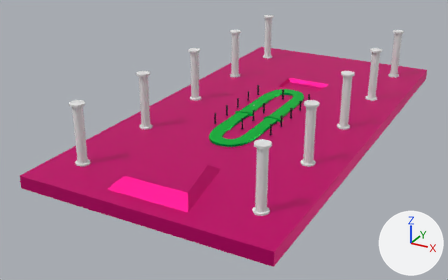
What one commit did to the OBJ model scenes/maps/clementine eagleston yiik/sandplane.obj.
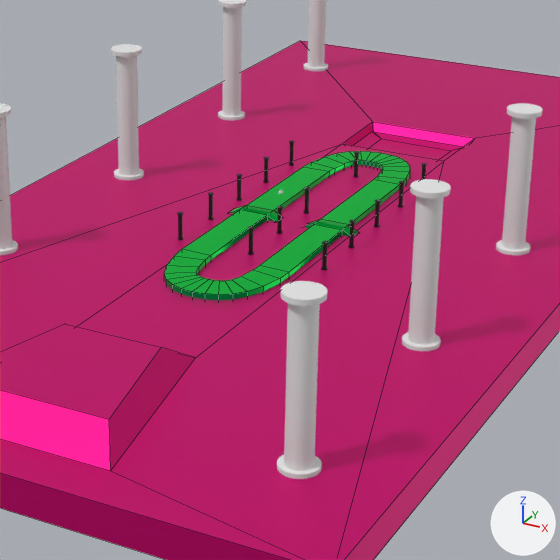
Each version appears first whole from a 50 mm camera at (334.0, -780.0, 327.0) aimed at (-67.0, -51.0, -37.0), and next in a close-up on the part from 32% to 81% of the width and 11% to 88% of the height. Arrows for +X, +Y and +Z are at lower right; the lights stay in place. The close-ups show mesh edges as thin lines. Where no turn or scale is listed for an object, it has been applied to the vertices. Vertices at the same position are counted once.
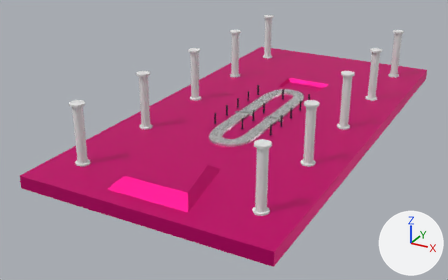
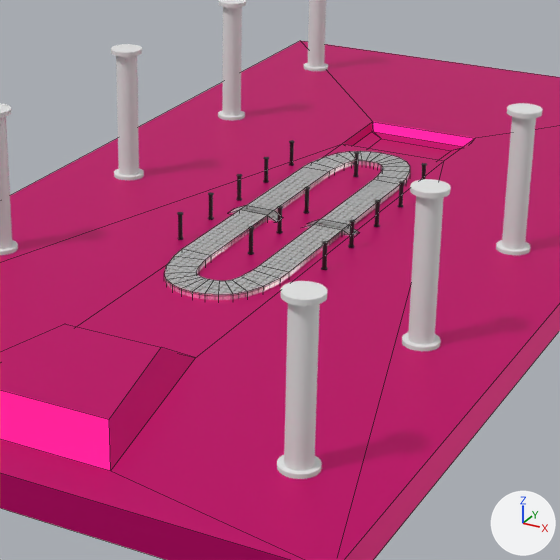
Patch to the scene script:
```diff
--- a/scenes/maps/clementine eagleston yiik/sandplane.obj.py
+++ b/scenes/maps/clementine eagleston yiik/sandplane.obj.py
@@ img_gridseamless_png @@
+img_gridseamless_png = load_image('gridseamless.png', '../../../misc textures/gridseamless.png', 920, 812, 'sRGB')
@@ mat_material_006 @@
 mat_material_006 = principled_material('Material.006')
-mat_material_006.base_color = (0.0, 0.801, 0.0875)  # green #00e753
+mat_material_006.texture = img_gridseamless_png
 mat_material_006.metallic = 5.0
@@ me_plane_001 @@
 me_plane_001.from_pydata(...)  # 158 vertices, 118 faces, 12 loose edges; spans x -65.0..13.0, y -139.0..102.0, z -5.0..0.0
 # used by ob_plane_001; location = (0.0, 0.0, 0.0)
+# me_plane_001 part 1: 118 kept faces spanning x -65.0..13.0, y -139.0..102.0, z -5.0..0.0 get new texture (UV) coordinates
 me_plane_001.materials.append(mat_material_006)
```

Pixel boxes [x1, y1, x2, y2] of what changed, in the close-ups (560 x 560 px):
'Plane.001', surface changed (green to grey)
    both: [164, 151, 410, 300]
